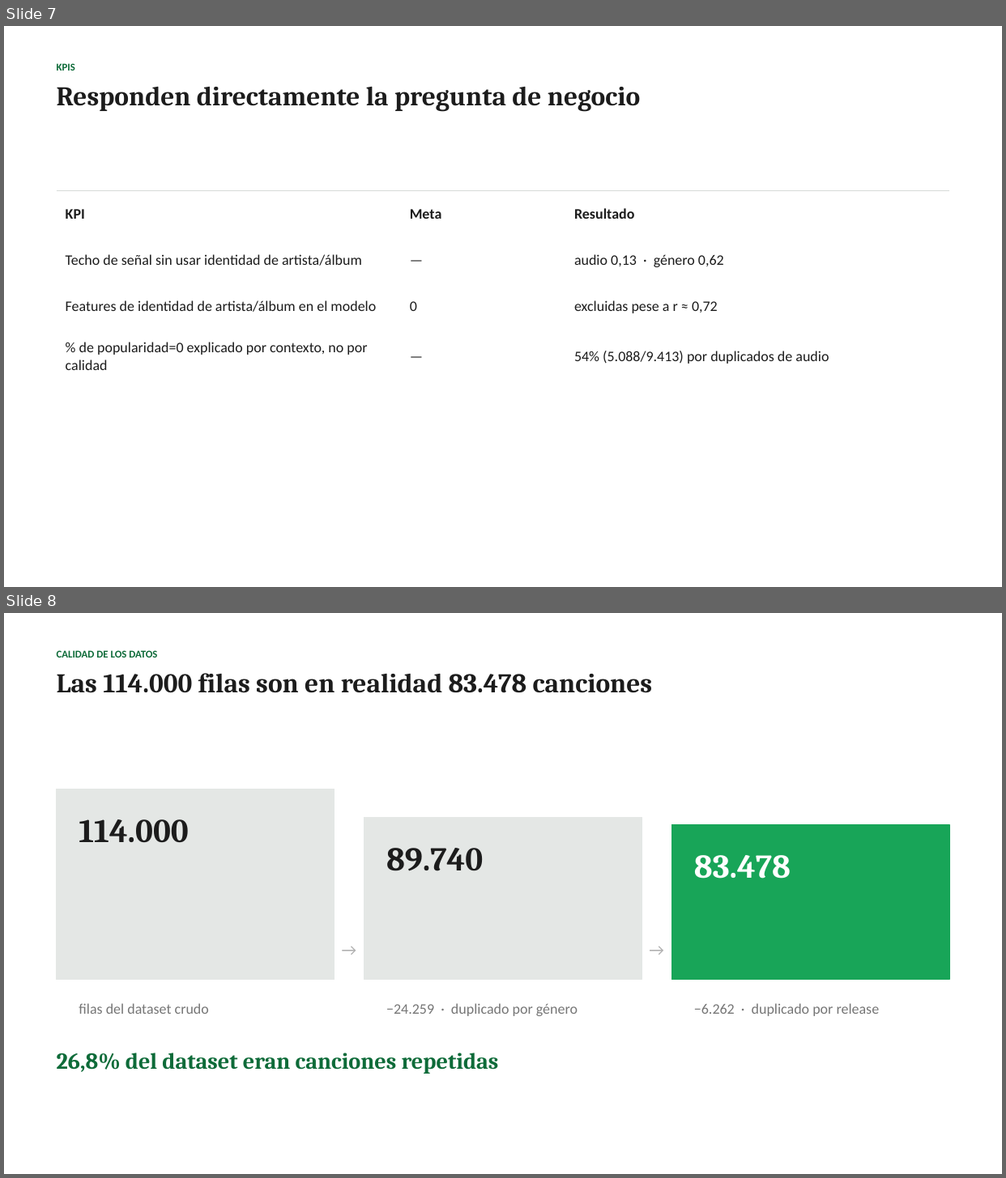
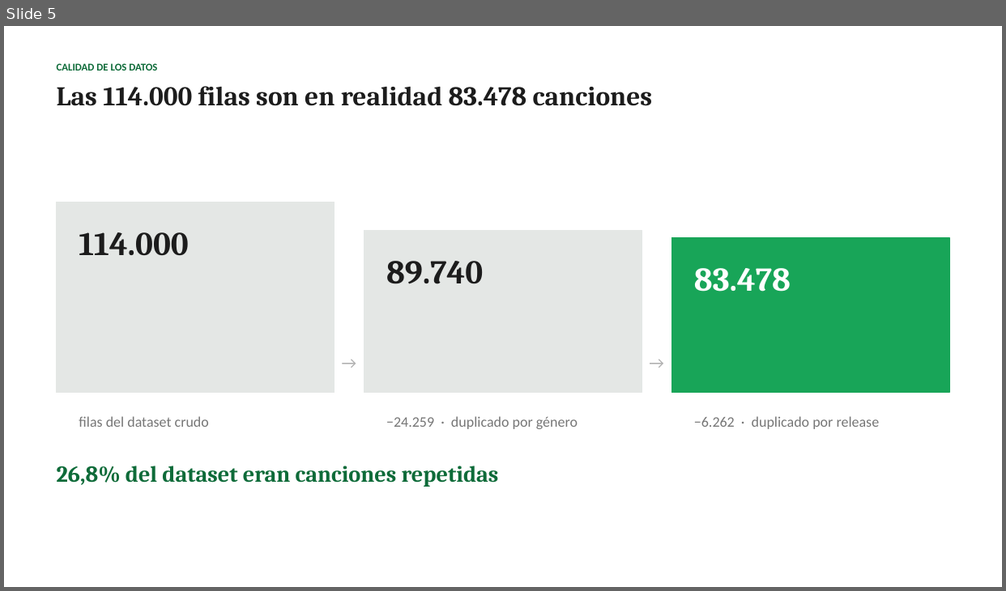
Before and after one commit to Felipe-Ahumada/Spotify-Tracks-Dataset, a slide deck: docs/EP1_Spotify_Presentacion_1.pptx. Shown one above the other, each under a label of ours: slides 7 and 8 before the commit, slide 5 after it. The pictures are 1006x1178 and 1006x591 pixels, drawn with LibreOffice and Linux fonts; fonts in the diff are those of the drawing. Boxes give left, top, right and bottom in pixels: in the first picture for what was removed or moved away, otherwise in the second. Text is boxed around its words. In the diff, an @@ line names an element or a change of style, - is before the commit and + after.

```diff
--- a/docs/EP1_Spotify_Presentacion_1.pptx
+++ b/docs/EP1_Spotify_Presentacion_1.pptx
@@ slide 7 removed at [4,26,1002,587], background #FFFFFF @@
@@ text removed at [57,63,75,71] @@
-KPIS
@@ text removed at [57,87,641,111] @@
-Responden directamente la pregunta de negocio
@@ table removed at [57,190,949,436], 4 rows, 3 columns @@
-KPI | Meta | Resultado
-Techo de señal sin usar identidad de artista/álbum | — | audio 0,13 · género 0,62
-Features de identidad de artista/álbum en el modelo | 0 | excluidas pese a r ≈ 0,72
-% de popularidad=0 explicado por contexto, no por calidad | — | 54% (5.088/9.413) por duplicados de audio
@@ what was slide 8 is now slide 5 @@
```
Also in this commit, not shown: 5 slides changed, 5 slides added, 10 other slides removed, 7 other files.
